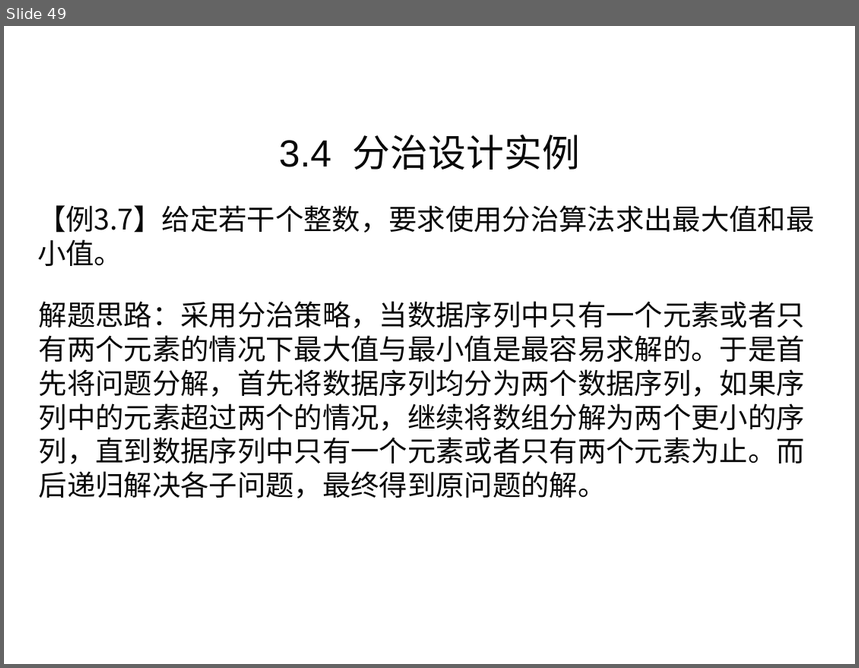
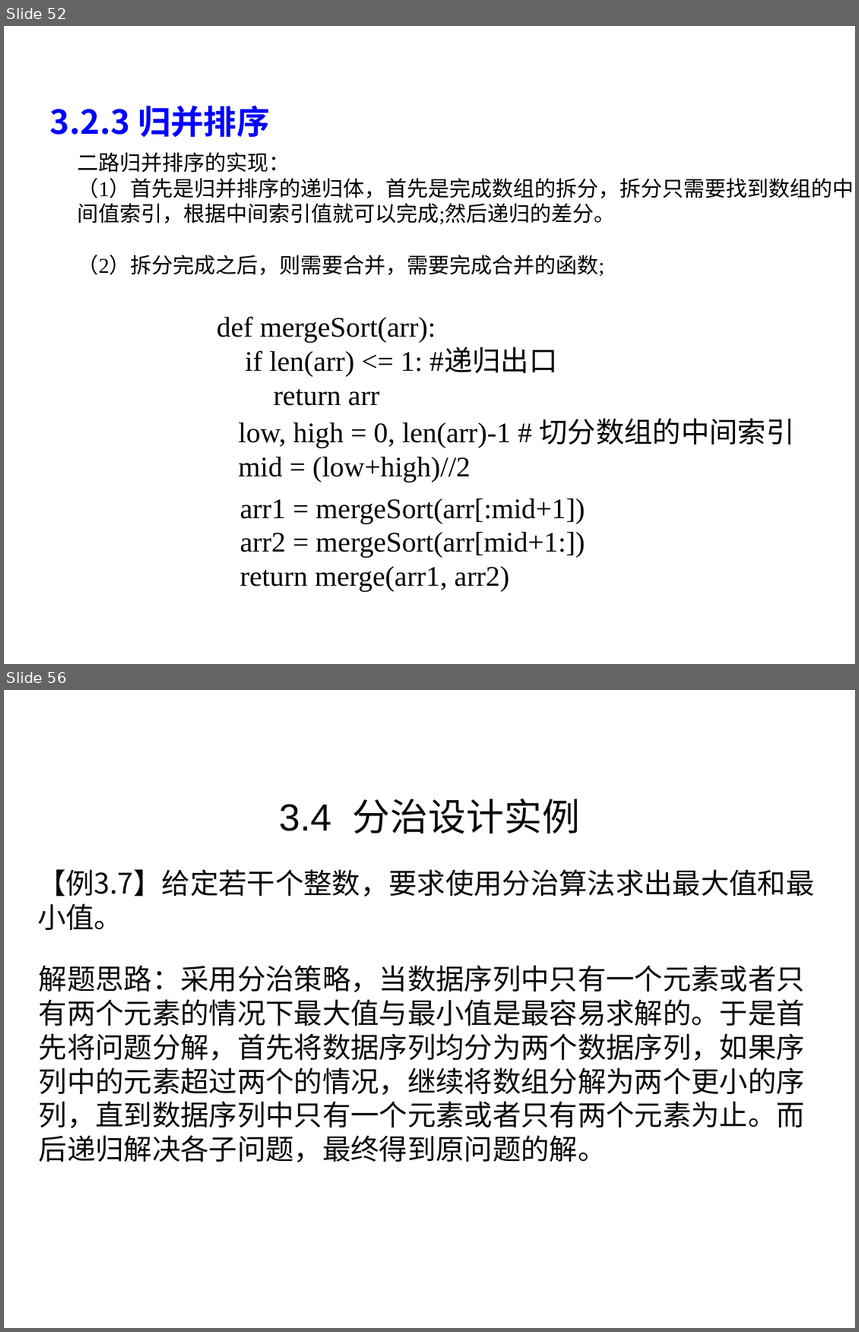
Before and after one commit to liutongling/DP, a slide deck: file/第3章 分治法计.pptx. Shown one above the other, each under a label of ours: slide 49 before the commit, slides 52 and 56 after it; the slides between them are not shown. The pictures are 859x668 and 859x1332 pixels, drawn with LibreOffice and Linux fonts; fonts in the diff are those of the drawing; background and template pictures are left out. Boxes give left, top, right and bottom in pixels: in the first picture for what was removed or moved away, otherwise in the second. Text is boxed around its words. In the diff, an @@ line names an element or a change of style, - is before the commit and + after.

Commit message:
完成第三章前两节课的内容

```diff
--- a/file/第3章 分治法计.pptx
+++ b/file/第3章 分治法计.pptx
@@ slide 52 added at (x1=4, y1=26, x2=855, y2=664), background #FFFFFF @@
@@ text added at (x1=50, y1=105, x2=270, y2=137), 28 pt, text #0000FF, bold @@
+3.2.3 归并排序
@@ text added at (x1=78, y1=152, x2=854, y2=276), 18 pt, text #000000 @@
+二路归并排序的实现：
+（1）首先是归并排序的递归体，首先是完成数组的拆分，拆分只需要找到数组的中间值索引，根据中间索引值就可以完成;然后递归的差分。
+（2）拆分完成之后，则需要合并，需要完成合并的函数;
@@ text added at (x1=217, y1=316, x2=557, y2=406), 24 pt, text #000000 @@
+def mergeSort(arr):
+if len(arr) <= 1: #递归出口
+return arr
@@ text added at (x1=238, y1=418, x2=794, y2=482), 24 pt, text #000000 @@
+low, high = 0, len(arr)-1 # 切分数组的中间索引
+mid = (low+high)//2
@@ text added at (x1=240, y1=499, x2=585, y2=591), 24 pt, text #000000 @@
+arr1 = mergeSort(arr[:mid+1])
+arr2 = mergeSort(arr[mid+1:])
+return merge(arr1, arr2)
@@ what was slide 49 is now slide 56 @@
```
Also in this commit, not shown: 15 slides changed, 14 other slides added, 8 slides removed, 2 other files.
